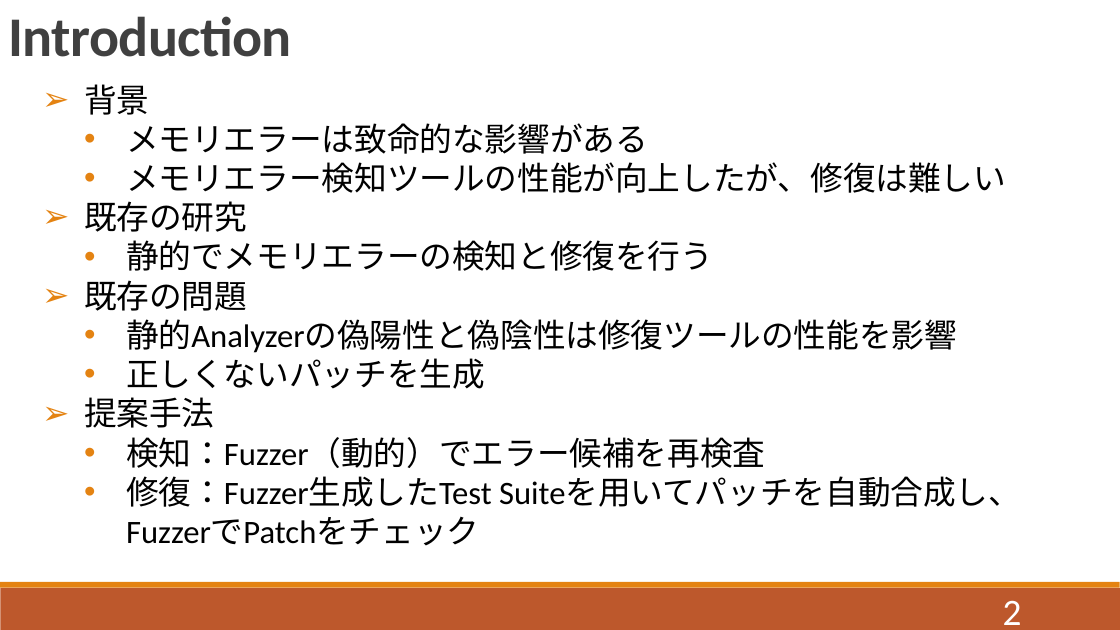
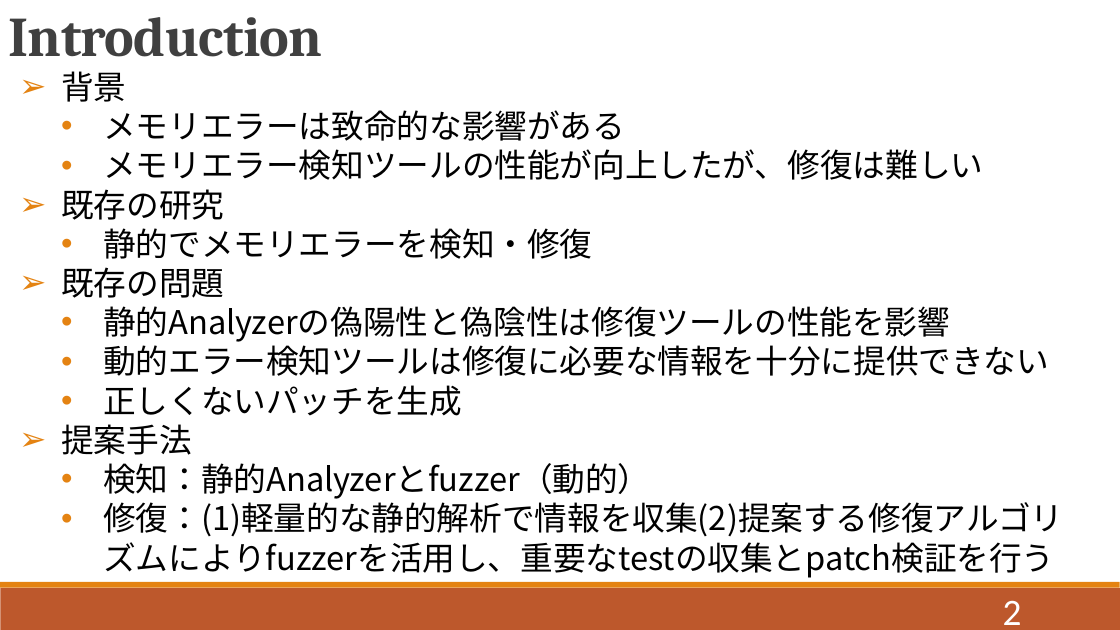
Before and after one commit to QIANZECHANG/MyResearch, a slide deck: slide 2 of 修論/修論発表.pptx. Drawn at 1120x630 pixels with LibreOffice and Linux fonts; fonts in the diff are those of the drawing. Boxes give left, top, right and bottom in pixels: in the first picture for what was removed or moved away, otherwise in the second. Text is boxed around its words. In the diff, an @@ line names an element or a change of style, - is before the commit and + after.

```diff
--- a/修論/修論発表.pptx
+++ b/修論/修論発表.pptx
@@ title "Introduction" at bbox=[8, 17, 322, 57]: font Calibri to Cambria @@
@@ text "背景": place and size @@
-text "背景" at bbox=[84, 84, 1021, 546]
+text "背景" at bbox=[61, 71, 1063, 578]
@@ text at bbox=[61, 71, 983, 455]: font Calibri to Noto Sans CJK JP in "背景", "メモリエラーは致命的な影響がある", "メモリエラー検知ツールの性能が向上したが、修復は難しい", "既存の研究" and 4 more places @@
@@ text at bbox=[103, 228, 592, 259]: text changed; font Calibri to Noto Sans CJK JP @@
-  • 静的でメモリエラーの検知と修復を行う
+  • 静的でメモリエラーを検知・修復
@@ text at bbox=[103, 340, 1049, 376]: paragraph added @@
+  • 動的エラー検知ツールは修復に必要な情報を十分に提供できない
@@ text at bbox=[103, 463, 1063, 578]: text changed; font Calibri to Noto Sans CJK JP @@
-  • 検知：Fuzzer（動的）でエラー候補を再検査
-  • 修復：Fuzzer生成したTest Suiteを用いてパッチを自動合成し、FuzzerでPatchをチェック
+  • 検知：静的Analyzerとfuzzer（動的）
+  • 修復：(1)軽量的な静的解析で情報を収集(2)提案する修復アルゴリズムによりfuzzerを活用し、重要なtestの収集とpatch検証を行う
```
Also in this commit, not shown: 24 other slides changed, 8 slides added, 1 slide removed, 16 other files.
